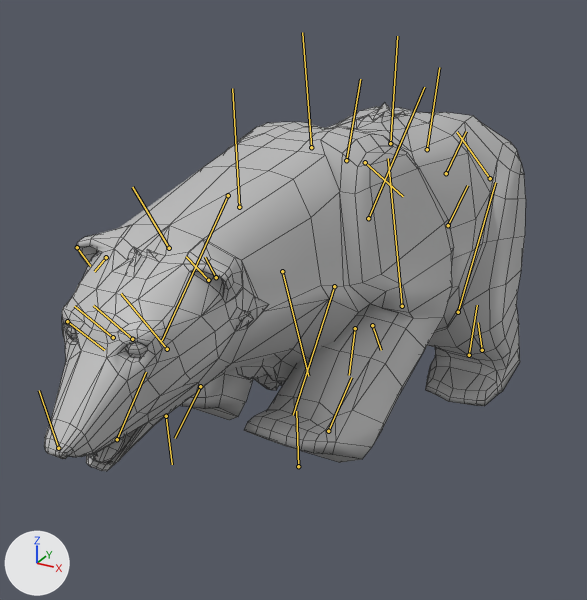
Two versions of the FBX model Assets/Models/Bear_Big.fbx, one commit apart.
Rendered twice from a camera (50 mm lens) standing at (0.0321, -0.0751, 0.0499) and looking at (-0.0037, -0.01, 0.0174). Arrows for +X, +Y and +Z are at lower left; the lights stay in place. Both versions are drawn at frame 307 of the action 'Take 001'; the numbers are the values there. The bones that bend it are drawn over the model as lines. Mesh edges are drawn as thin lines.

Names of what the first picture shows: 'Bear_Big'.
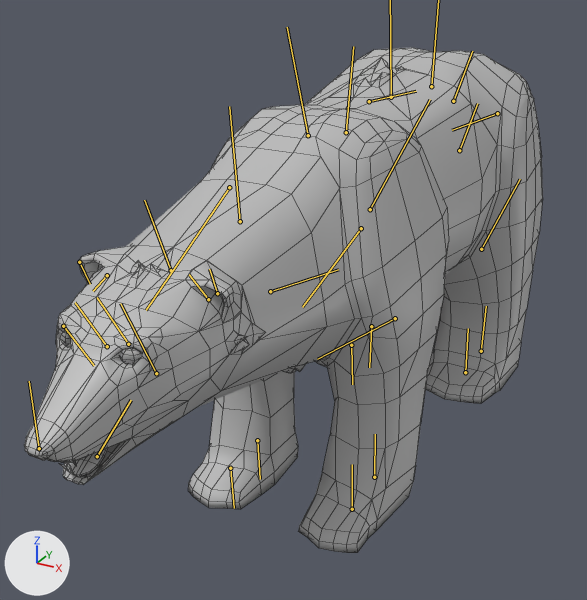
Boxes [x1, y1, x2, y2] around the edits, measured in the pictures (587 x 600 px):
'Bear_Big', posed (8% wider, 37% taller)
    before: [44, 103, 526, 471]
    after: [24, 48, 543, 553]
bone 'Neck1', root to tip
    before: (239, 207) to (232, 88)
    after: (240, 221) to (229, 106)
bone 'Neck2', root to tip
    before: (169, 248) to (132, 187)
    after: (171, 270) to (144, 200)
bone 'Arm_L1', root to tip
    before: (368, 218) to (424, 87)
    after: (370, 209) to (430, 99)
bone 'Arm_L2', root to tip
    before: (402, 306) to (388, 158)
    after: (395, 318) to (317, 359)
bone 'Arm_L4', root to tip
    before: (298, 466) to (296, 411)
    after: (352, 509) to (352, 464)
bone 'Arm_R1', root to tip
    before: (228, 195) to (162, 340)
    after: (229, 187) to (146, 310)
bone 'Arm_R2', root to tip
    before: (282, 271) to (308, 376)
    after: (270, 291) to (338, 269)
bone 'Arm_R4', root to tip
    before: (166, 416) to (172, 464)
    after: (230, 468) to (234, 508)
bone 'Foot_L1', root to tip
    before: (490, 178) to (457, 132)
    after: (497, 113) to (452, 130)
bone 'Foot_L2', root to tip
    before: (458, 312) to (495, 182)
    after: (481, 249) to (520, 179)
bone 'Foot_L4', root to tip
    before: (469, 355) to (477, 305)
    after: (465, 372) to (468, 328)
bone 'Foot_R1', root to tip
    before: (365, 162) to (403, 196)
    after: (369, 101) to (416, 91)
bone 'Foot_R2', root to tip
    before: (334, 286) to (293, 415)
    after: (361, 228) to (302, 307)
bone 'Foot_R4', root to tip
    before: (355, 328) to (349, 375)
    after: (351, 345) to (352, 384)

The change, as a diff of the scene's bpy script:
```diff
--- a/Assets/Models/Bear_Big.fbx.py
+++ b/Assets/Models/Bear_Big.fbx.py
@@ bone_spine @@
 bone_spine = bpy.data.objects['Armature'].pose.bones['Spine']
-bone_spine.location = (-0.03, -0.73, 0.0)
-bone_spine.rotation_quaternion = (0.995, 0.0, 0.0, 0.102)  # degrees (0, 0, 12)
+bone_spine.location = (0.0, 0.0, 0.0)
+bone_spine.rotation_quaternion = (1.0, 0.0, 0.0, 0.0)  # degrees (0, 0, 0)
@@ bone_neck1 @@
 bone_neck1 = bpy.data.objects['Armature'].pose.bones['Neck1']  # child of 'Spine4'
-bone_neck1.rotation_quaternion = (0.997, 0.0, 0.0, -0.076)  # degrees (0, 0, -9)
+bone_neck1.rotation_quaternion = (1.0, 0.0, 0.0, 0.0)  # degrees (0, 0, 0)
@@ bone_neck2 @@
 bone_neck2 = bpy.data.objects['Armature'].pose.bones['Neck2']  # child of 'Neck1'
-bone_neck2.rotation_quaternion = (0.992, 0.0, 0.0, -0.123)  # degrees (0, 0, -14)
+bone_neck2.rotation_quaternion = (1.0, 0.0, 0.0, 0.0)  # degrees (0, 0, 0)
@@ bone_arm_l1 @@
 bone_arm_l1 = bpy.data.objects['Armature'].pose.bones['Arm_L1']  # child of 'Spine4'
-bone_arm_l1.rotation_quaternion = (0.983, 0.0, 0.0, 0.184)  # degrees (0, 0, 21)
+bone_arm_l1.rotation_quaternion = (1.0, 0.0, 0.0, 0.0)  # degrees (0, 0, 0)
@@ bone_arm_l2 @@
 bone_arm_l2 = bpy.data.objects['Armature'].pose.bones['Arm_L2']  # child of 'Arm_L1'
-bone_arm_l2.rotation_quaternion = (0.822, 0.0, 0.0, 0.57)  # degrees (0, 0, 69)
+bone_arm_l2.rotation_quaternion = (1.0, 0.0, 0.0, 0.0)  # degrees (0, 0, 0)
@@ bone_arm_l4 @@
 bone_arm_l4 = bpy.data.objects['Armature'].pose.bones['Arm_L4']  # child of 'Arm_L3'
-bone_arm_l4.location = (-0.26, -0.46, 0.0)
-bone_arm_l4.rotation_quaternion = (0.866, 0.0, 0.0, -0.5)  # degrees (0, 0, -60)
+bone_arm_l4.location = (0.0, 0.0, 0.0)
+bone_arm_l4.rotation_quaternion = (1.0, 0.0, 0.0, 0.0)  # degrees (0, 0, 0)
@@ bone_arm_r1 @@
 bone_arm_r1 = bpy.data.objects['Armature'].pose.bones['Arm_R1']  # child of 'Spine4'
-bone_arm_r1.rotation_quaternion = (0.975, 0.0, 0.0, 0.22)  # degrees (0, 0, 25)
+bone_arm_r1.rotation_quaternion = (1.0, 0.0, 0.0, 0.0)  # degrees (0, 0, 0)
@@ bone_arm_r2 @@
 bone_arm_r2 = bpy.data.objects['Armature'].pose.bones['Arm_R2']  # child of 'Arm_R1'
-bone_arm_r2.rotation_quaternion = (0.813, 0.0, 0.0, 0.582)  # degrees (0, 0, 71)
+bone_arm_r2.rotation_quaternion = (1.0, 0.0, 0.0, 0.0)  # degrees (0, 0, 0)
@@ bone_arm_r4 @@
 bone_arm_r4 = bpy.data.objects['Armature'].pose.bones['Arm_R4']  # child of 'Arm_R3'
-bone_arm_r4.location = (0.24, 0.45, 0.0)
-bone_arm_r4.rotation_quaternion = (0.877, 0.0, 0.0, -0.481)  # degrees (0, 0, -57)
+bone_arm_r4.location = (0.0, 0.0, 0.0)
+bone_arm_r4.rotation_quaternion = (1.0, 0.0, 0.0, 0.0)  # degrees (0, 0, 0)
@@ bone_foot_l1 @@
 bone_foot_l1 = bpy.data.objects['Armature'].pose.bones['Foot_L1']  # child of 'Spine'
-bone_foot_l1.rotation_quaternion = (0.992, 0.0, 0.0, 0.125)  # degrees (0, 0, 14)
+bone_foot_l1.rotation_quaternion = (1.0, 0.0, 0.0, 0.0)  # degrees (0, 0, 0)
@@ bone_foot_l2 @@
 bone_foot_l2 = bpy.data.objects['Armature'].pose.bones['Foot_L2']  # child of 'Foot_L1'
-bone_foot_l2.rotation_quaternion = (0.87, 0.0, 0.0, 0.494)  # degrees (0, 0, 59)
+bone_foot_l2.rotation_quaternion = (1.0, 0.0, 0.0, 0.0)  # degrees (0, 0, 0)
@@ bone_foot_l4 @@
 bone_foot_l4 = bpy.data.objects['Armature'].pose.bones['Foot_L4']  # child of 'Foot_L3'
-bone_foot_l4.location = (-0.31, 0.48, 0.0)
-bone_foot_l4.rotation_quaternion = (0.897, 0.0, 0.0, 0.443)  # degrees (0, 0, 53)
+bone_foot_l4.location = (0.0, 0.0, 0.0)
+bone_foot_l4.rotation_quaternion = (1.0, 0.0, 0.0, 0.0)  # degrees (0, 0, 0)
@@ bone_foot_r1 @@
 bone_foot_r1 = bpy.data.objects['Armature'].pose.bones['Foot_R1']  # child of 'Spine'
-bone_foot_r1.rotation_quaternion = (0.992, 0.0, 0.0, 0.127)  # degrees (0, 0, 15)
+bone_foot_r1.rotation_quaternion = (1.0, 0.0, 0.0, 0.0)  # degrees (0, 0, 0)
@@ bone_foot_r2 @@
 bone_foot_r2 = bpy.data.objects['Armature'].pose.bones['Foot_R2']  # child of 'Foot_R1'
-bone_foot_r2.rotation_quaternion = (0.868, 0.0, 0.0, 0.497)  # degrees (0, 0, 60)
+bone_foot_r2.rotation_quaternion = (1.0, 0.0, 0.0, 0.0)  # degrees (0, 0, 0)
@@ bone_foot_r4 @@
 bone_foot_r4 = bpy.data.objects['Armature'].pose.bones['Foot_R4']  # child of 'Foot_R3'
-bone_foot_r4.location = (0.31, -0.48, 0.0)
-bone_foot_r4.rotation_quaternion = (0.896, 0.0, 0.0, 0.444)  # degrees (0, 0, 53)
+bone_foot_r4.location = (0.0, 0.0, 0.0)
+bone_foot_r4.rotation_quaternion = (1.0, 0.0, 0.0, 0.0)  # degrees (0, 0, 0)
```
